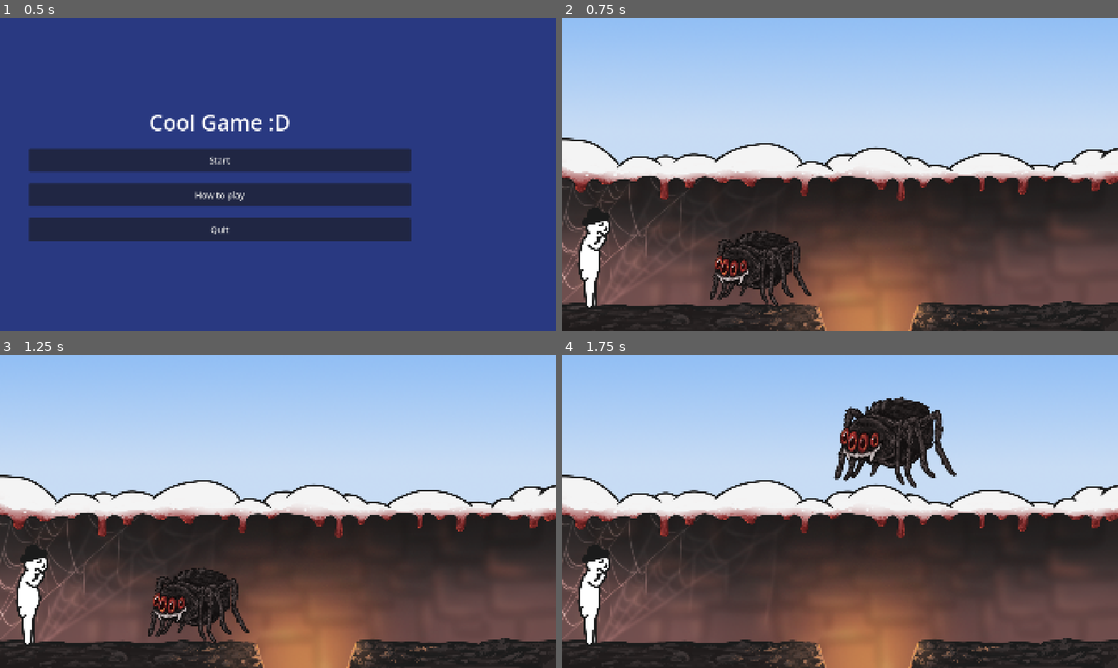
Above: before the commit, frames 1-4 (two rows, left to right).
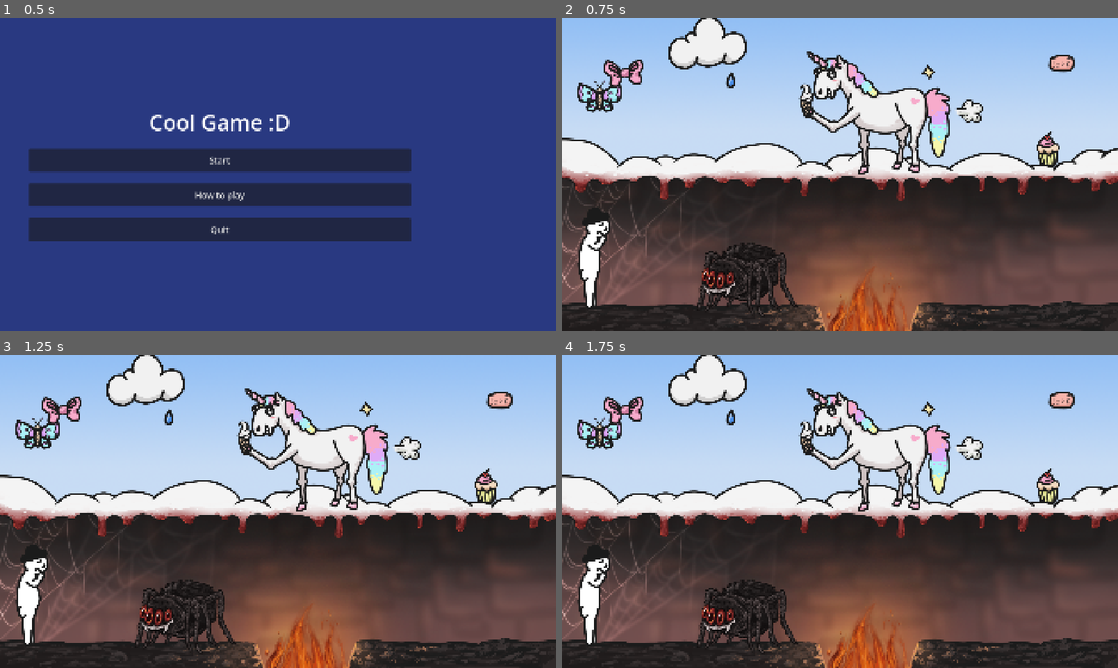
Above: after the commit, the same moments.

Repository: myryk31415/bimm-game-jam
Game: Godot game, scene res://scenes/main_menu.tscn
Same seed, same stepped clock (60 frames per second), same inputs: the game is played once before the commit and once after it. The engine's default icon, where the game draws it, is replaced by a stand-in: a white triangle on a blue panel in a dark square.
Inputs (mouse positions are in pixels of both pictures, inside the frame that each line leads up to):
- Up to frame 1 (0.5 s): no input
- Up to frame 2 (0.75 s): click "Start" at 0.5 s
- Up to frame 3 (1.25 s): no input
- Up to frame 4 (1.75 s): tap Enter (ui_accept) at 1.25 s; drag from (762, 605) to (895, 442) at 1.27 s

Frame 1 is identical in both runs. In frame 2, 12% of the frame differs, in the area x 2-93%, y 0-100%; in frame 3, 12%; in frame 4, 13%.

Commit message:
Added objects to the Main Scene

Diff:
--- a/scenes/level_1.tscn
+++ b/scenes/level_1.tscn
@@ -7,6 +7,17 @@
 [ext_resource type="AudioStream" uid="uid://cjpsqn7ew8jcj" path="res://Sounds/ambience_cave.wav" id="4_5xbjy"]
 [ext_resource type="Texture2D" uid="uid://o2mrp6teojan" path="res://assets/ElinAssets/Spider1.png" id="7_pa8r4"]
 [ext_resource type="PackedScene" uid="uid://dkfhmnuke066g" path="res://scenes/drag.tscn" id="8_15mv3"]
+[ext_resource type="Texture2D" uid="uid://dg6oe5cg3axo4" path="res://assets/ElinAssets/Unicorn.png" id="8_e3sih"]
+[ext_resource type="Texture2D" uid="uid://prftfexjrbyb" path="res://assets/ElinAssets/IceCream.png" id="9_e3sih"]
+[ext_resource type="Texture2D" uid="uid://e50nw4c6g7aa" path="res://assets/ElinAssets/Fire.png" id="10_2y5yt"]
+[ext_resource type="Texture2D" uid="uid://dt4sp1yjqsxrx" path="res://assets/ElinAssets/Butterfly.png" id="11_go7sj"]
+[ext_resource type="Texture2D" uid="uid://1tquwagc1xd5" path="res://assets/ElinAssets/Bow.png" id="12_7gny6"]
+[ext_resource type="Texture2D" uid="uid://u46b1ads7j7s" path="res://assets/ElinAssets/Fart.png" id="13_7gny6"]
+[ext_resource type="Texture2D" uid="uid://c1sm6bdnderep" path="res://assets/ElinAssets/Muffin.png" id="14_x2xxo"]
+[ext_resource type="Texture2D" uid="uid://ch5csu2wpxfci" path="res://assets/ElinAssets/Soap.png" id="15_2cbcq"]
+[ext_resource type="Texture2D" uid="uid://ccdg0hsswfstc" path="res://assets/ElinAssets/Sparkle.png" id="16_isj1j"]
+[ext_resource type="Texture2D" uid="uid://ddolwedrcdqvm" path="res://assets/ElinAssets/WaterDrop.png" id="17_so66j"]
+[ext_resource type="Texture2D" uid="uid://b1h5rfnbatl46" path="res://assets/ElinAssets/Cloud.png" id="18_tr1x6"]
 
 [node name="Level1" type="Node2D" unique_id=444509381]
 script = ExtResource("1_rus8k")
@@ -39,9 +50,59 @@
 [node name="Player" parent="." unique_id=1278691344 instance=ExtResource("2_rus8k")]
 position = Vector2(108, 820)
 
-[node name="Spinne" parent="." unique_id=996746160 instance=ExtResource("8_15mv3")]
-position = Vector2(686, 863)
-draggable = true
+[node name="Spider" parent="." unique_id=996746160 instance=ExtResource("8_15mv3")]
+position = Vector2(640, 904)
 texture = ExtResource("7_pa8r4")
 
+[node name="Unicorn" parent="." unique_id=1586559094 instance=ExtResource("8_15mv3")]
+position = Vector2(1091, 328)
+texture = ExtResource("8_e3sih")
+
+[node name="IceCream" parent="." unique_id=1547382436 instance=ExtResource("8_15mv3")]
+position = Vector2(844, 288)
+draggable = true
+texture = ExtResource("9_e3sih")
+
+[node name="Fire" parent="." unique_id=2146614021 instance=ExtResource("8_15mv3")]
+position = Vector2(1064, 1032)
+texture = ExtResource("10_2y5yt")
+
+[node name="Butterfly" parent="." unique_id=1518474956 instance=ExtResource("8_15mv3")]
+position = Vector2(130, 270)
+texture = ExtResource("11_go7sj")
+
+[node name="Bow" parent="." unique_id=791298815 instance=ExtResource("8_15mv3")]
+position = Vector2(212, 192)
+draggable = true
+texture = ExtResource("12_7gny6")
+
+[node name="Fart" parent="." unique_id=1435724302 instance=ExtResource("8_15mv3")]
+position = Vector2(1406, 321)
+draggable = true
+texture = ExtResource("13_7gny6")
+
+[node name="Muffin" parent="." unique_id=321348595 instance=ExtResource("8_15mv3")]
+position = Vector2(1677, 452)
+draggable = true
+texture = ExtResource("14_x2xxo")
+
+[node name="Soap" parent="." unique_id=943966003 instance=ExtResource("8_15mv3")]
+position = Vector2(1725, 156)
+draggable = true
+texture = ExtResource("15_2cbcq")
+
+[node name="Sparkle" parent="." unique_id=2137941298 instance=ExtResource("8_15mv3")]
+position = Vector2(1265, 186)
+texture = ExtResource("16_isj1j")
+
+[node name="WaterDrop" parent="." unique_id=1570758714 instance=ExtResource("8_15mv3")]
+position = Vector2(583, 213)
+draggable = true
+texture = ExtResource("17_so66j")
+
+[node name="drag" parent="." unique_id=76029429 instance=ExtResource("8_15mv3")]
+position = Vector2(503, 86)
+draggable = true
+texture = ExtResource("18_tr1x6")
+
 [connection signal="end_level" from="Player" to="." method="_on_player_end_level"]
